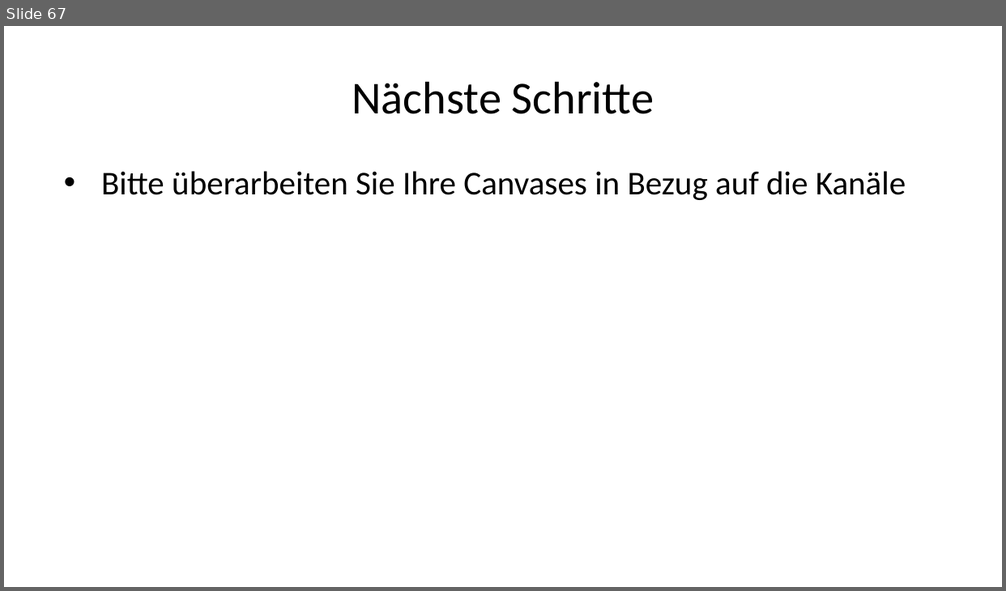
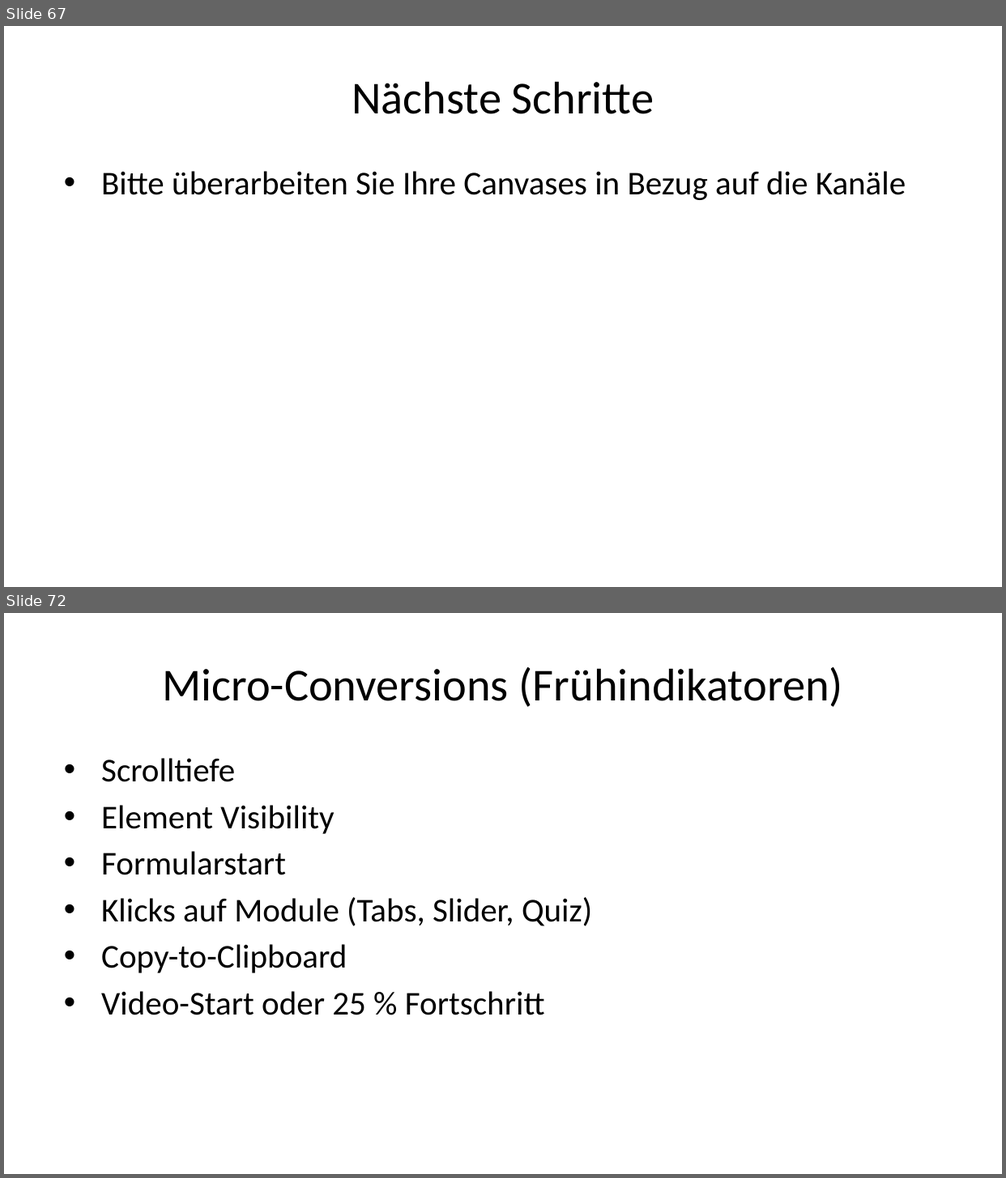
Before and after one commit to daswesen/digitale-inhalte, a slide deck: gdi.pptx. Shown one above the other, each under a label of ours: slide 67 before the commit, slides 67 and 72 after it; the slides between them are not shown. The pictures are 1006x591 and 1006x1178 pixels, drawn with LibreOffice and Linux fonts; fonts in the diff are those of the drawing. Boxes give left, top, right and bottom in pixels: in the first picture for what was removed or moved away, otherwise in the second. Text is boxed around its words. In the diff, an @@ line names an element or a change of style, - is before the commit and + after.

```diff
--- a/gdi.pptx
+++ b/gdi.pptx
@@ slide 72 added at (4,613,1002,1174), background #FFFFFF @@
@@ title added at (162,667,843,707), 33 pt, text #000000 @@
+Micro-Conversions (Frühindikatoren)
@@ text added at (101,758,592,1016), 24 pt, text #000000 @@
+• Scrolltiefe
+• Element Visibility
+• Formularstart
+• Klicks auf Module (Tabs, Slider, Quiz)
+• Copy-to-Clipboard
+• Video-Start oder 25 % Fortschritt
```
Also in this commit, not shown: 3 slides changed, 37 other slides added, 2 slides removed, 3 other files.
